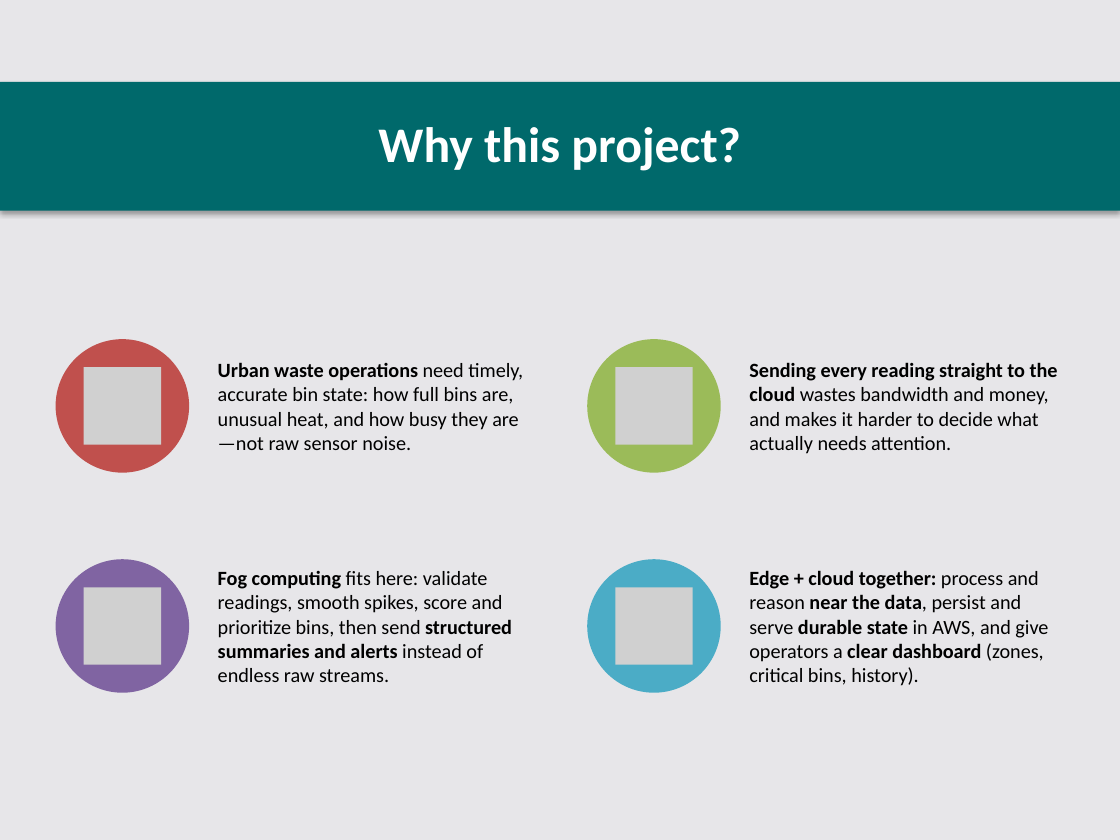
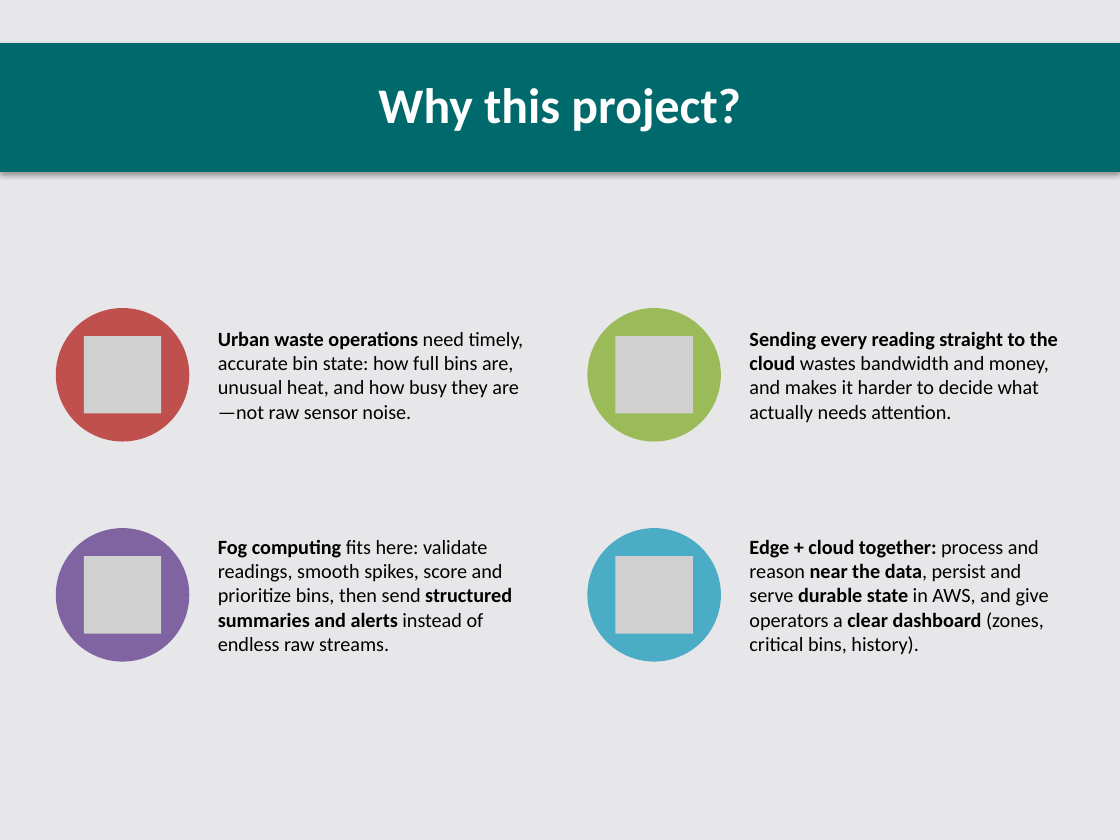
Before and after one commit to Wasiullah26/Smart-waste-bin, a slide deck: slide 2 of docs/FogEdge_5min_Presentation.pptx. Drawn at 1120x840 pixels with LibreOffice and Linux fonts; fonts in the diff are those of the drawing; grey boxes stand for pictures. Boxes give left, top, right and bottom in pixels: in the first picture for what was removed or moved away, otherwise in the second. Text is boxed around its words. In the diff, an @@ line names an element or a change of style, - is before the commit and + after.

```diff
--- a/docs/FogEdge_5min_Presentation.pptx
+++ b/docs/FogEdge_5min_Presentation.pptx
@@ rectangle "Why this project?": place and size @@
-rectangle "Why this project?" at bbox=[0, 82, 1120, 211]
+rectangle "Why this project?" at bbox=[0, 43, 1120, 171]
@@ 4 texts, 4 ellipses, 3 pictures: place and size @@
-4 texts, 4 ellipses, 3 pictures at bbox=[56, 339, 1058, 692]
+4 texts, 4 ellipses, 3 pictures at bbox=[56, 308, 1058, 662]
@@ picture added at bbox=[616, 557, 693, 634] @@
@@ picture removed at bbox=[615, 587, 692, 664] @@
```
Also in this commit, not shown: 3 other slides changed, 1 slide added, 2 slides removed, 1 other file.
